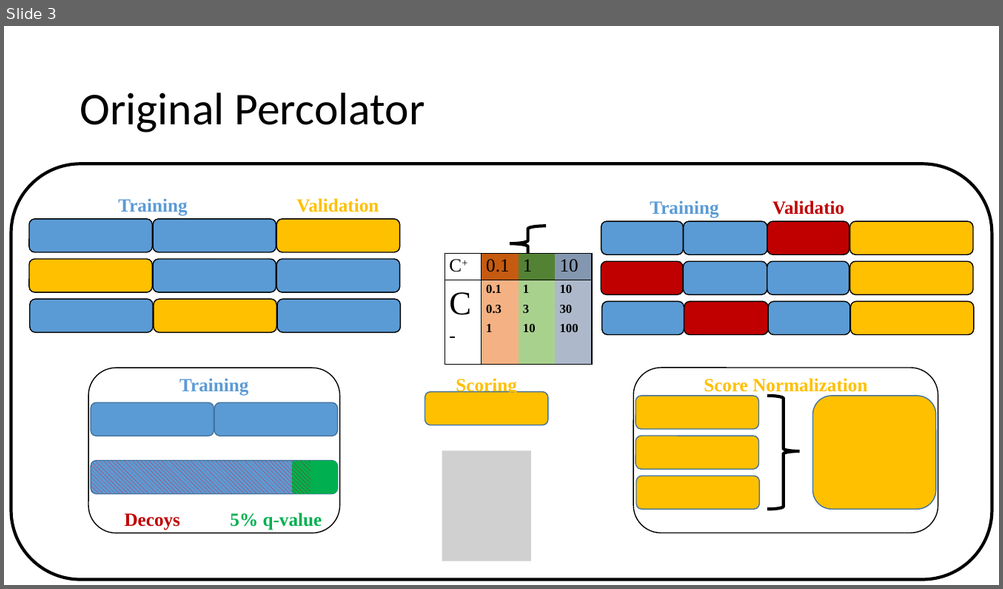
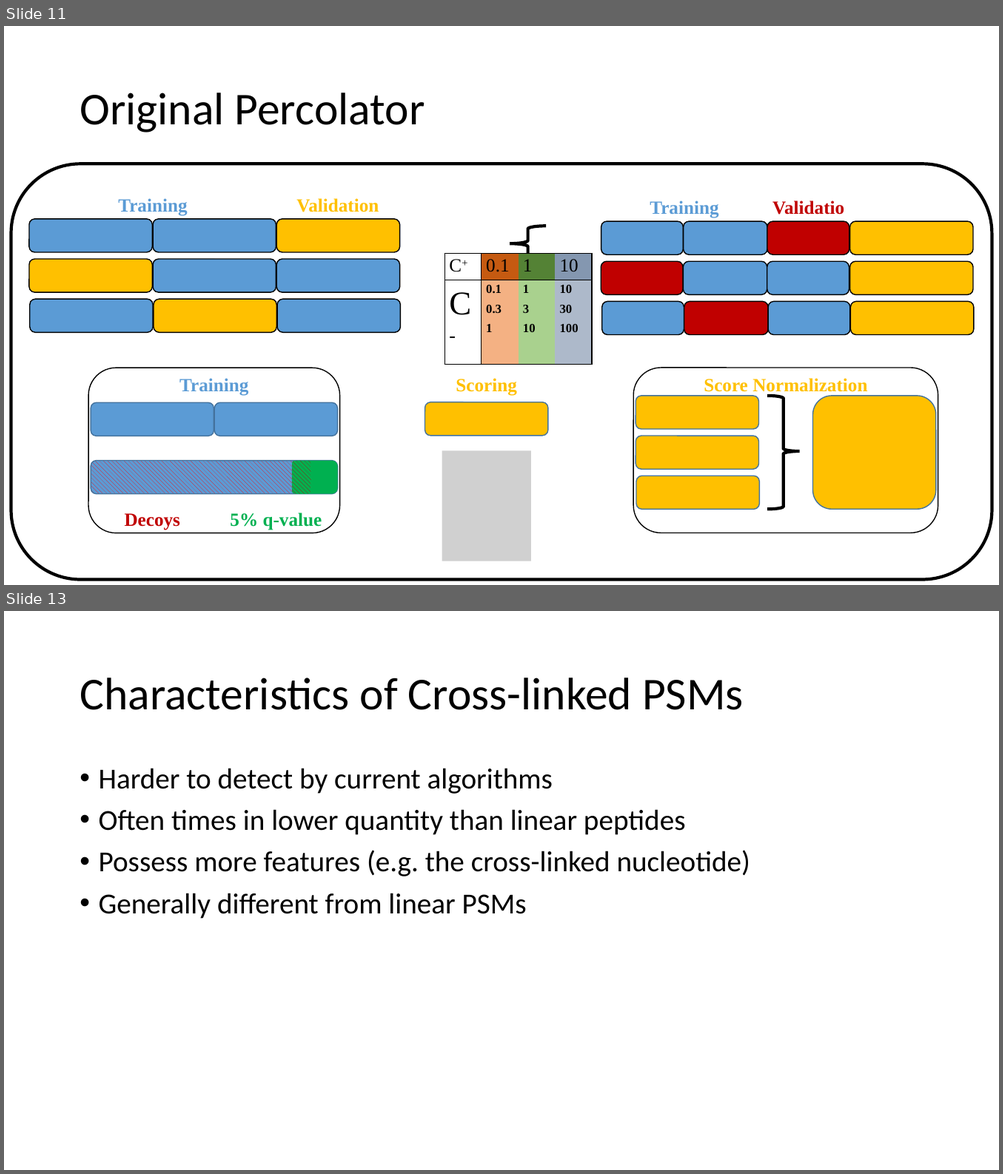
Before and after one commit to emilpaulitz/Bachelor-Thesis, a slide deck: doc/presentation.pptx. Shown one above the other, each under a label of ours: slide 3 before the commit, slides 11 and 13 after it; the slides between them are not shown. The pictures are 1003x589 and 1003x1174 pixels, drawn with LibreOffice and Linux fonts; fonts in the diff are those of the drawing; grey boxes stand for pictures. Boxes give left, top, right and bottom in pixels: in the first picture for what was removed or moved away, otherwise in the second. Text is boxed around its words. In the diff, an @@ line names an element or a change of style, - is before the commit and + after.

```diff
--- a/doc/presentation.pptx
+++ b/doc/presentation.pptx
@@ slide 13 added at [4,611,999,1170], background #FFFFFF @@
@@ title added at [79,678,743,710], 44 pt, text #000000 @@
+Characteristics of Cross-linked PSMs
@@ text added at [99,768,751,919], 28 pt, text #000000 @@
+• Harder to detect by current algorithms
+• Often times in lower quantity than linear peptides
+• Possess more features (e.g. the cross-linked nucleotide)
+• Generally different from linear PSMs
@@ what was slide 3 is now slide 11 @@
@@ slide 11 changed as well @@
@@ rounded rectangle: place and size @@
-rounded rectangle at [425,392,548,426]
+rounded rectangle at [425,403,548,437]
```
Also in this commit, not shown: 1 other slide changed, 29 other slides added, 7 other files.
